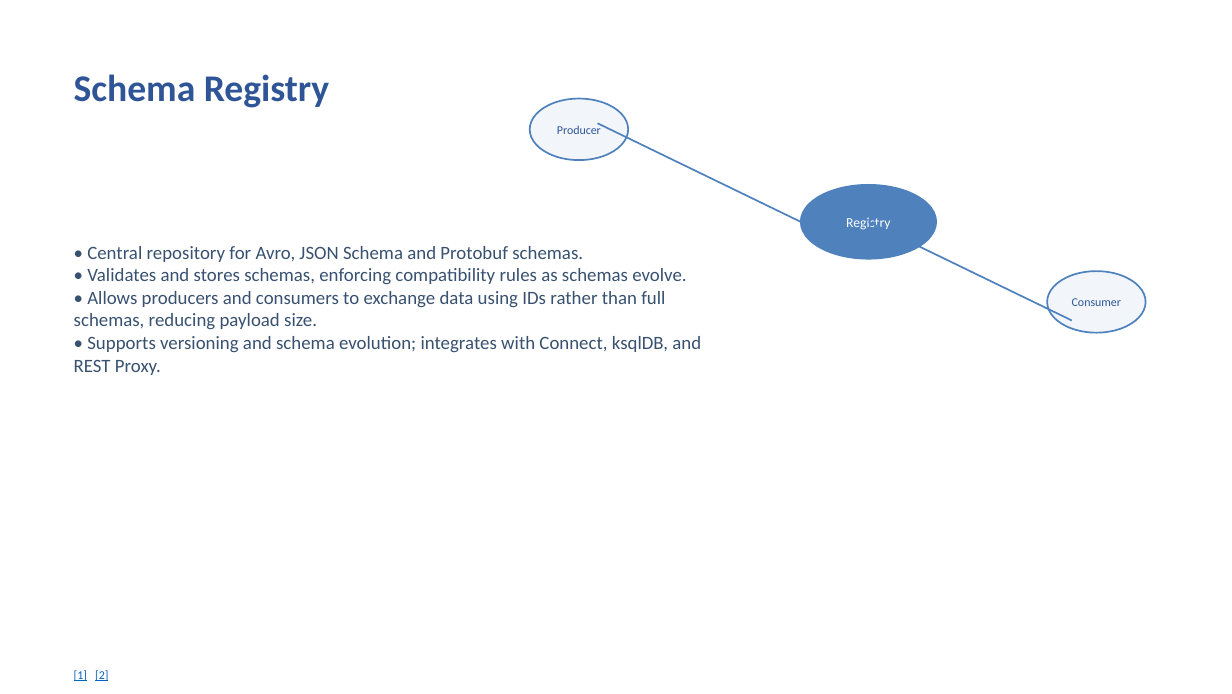
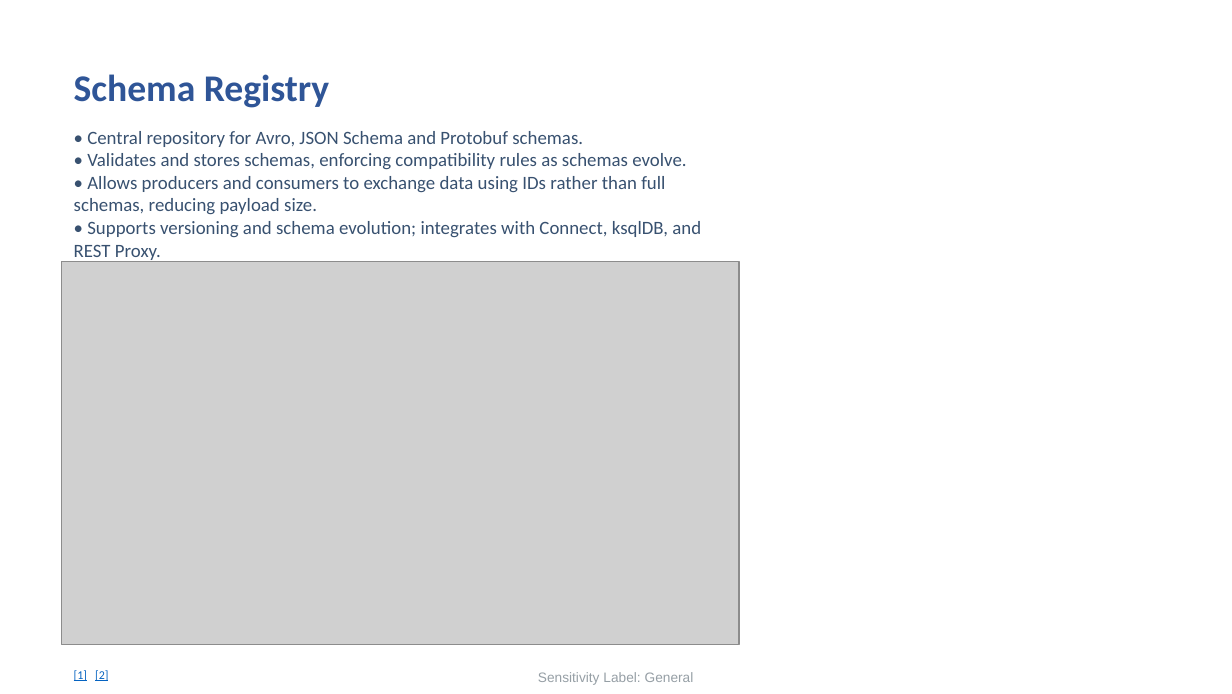
Before and after one commit to Icynima/Medallion-pipeline, a slide deck: slide 69 of Week_01/Day_03/Slides/Day_03_Slides.pptx (slide 63 before the commit). Drawn at 1232x694 pixels with LibreOffice and Linux fonts; fonts in the diff are those of the drawing; grey boxes stand for pictures. Boxes give left, top, right and bottom in pixels: in the first picture for what was removed or moved away, otherwise in the second. Text is boxed around its words. In the diff, an @@ line names an element or a change of style, - is before the commit and + after.

```diff
--- a/Week_01/Day_03/Slides/Day_03_Slides.pptx
+++ b/Week_01/Day_03/Slides/Day_03_Slides.pptx
@@ text "• Central repository for Avro, ..." moved from (x1=74, y1=246, x2=701, y2=375) to (x1=74, y1=131, x2=701, y2=262) @@
@@ ellipse removed at (x1=530, y1=99, x2=628, y2=160) @@
@@ text removed at (x1=557, y1=124, x2=601, y2=134) @@
-Producer
@@ line removed from (801, 222) to (598, 123) @@
@@ ellipse removed at (x1=801, y1=185, x2=936, y2=259) @@
@@ text removed at (x1=846, y1=218, x2=890, y2=230) @@
-Registry
@@ line removed from (869, 222) to (1072, 320) @@
@@ picture added at (x1=62, y1=261, x2=739, y2=644) @@
@@ ellipse removed at (x1=1047, y1=271, x2=1146, y2=333) @@
@@ text removed at (x1=1072, y1=298, x2=1121, y2=306) @@
-Consumer
@@ text added at (x1=538, y1=672, x2=694, y2=685), 8 pt, text #2E404D at 50% opacity @@
+Sensitivity Label: General
```
Also in this commit, not shown: 70 other slides changed, 7 slides added, 1 slide removed, 5 other files.
